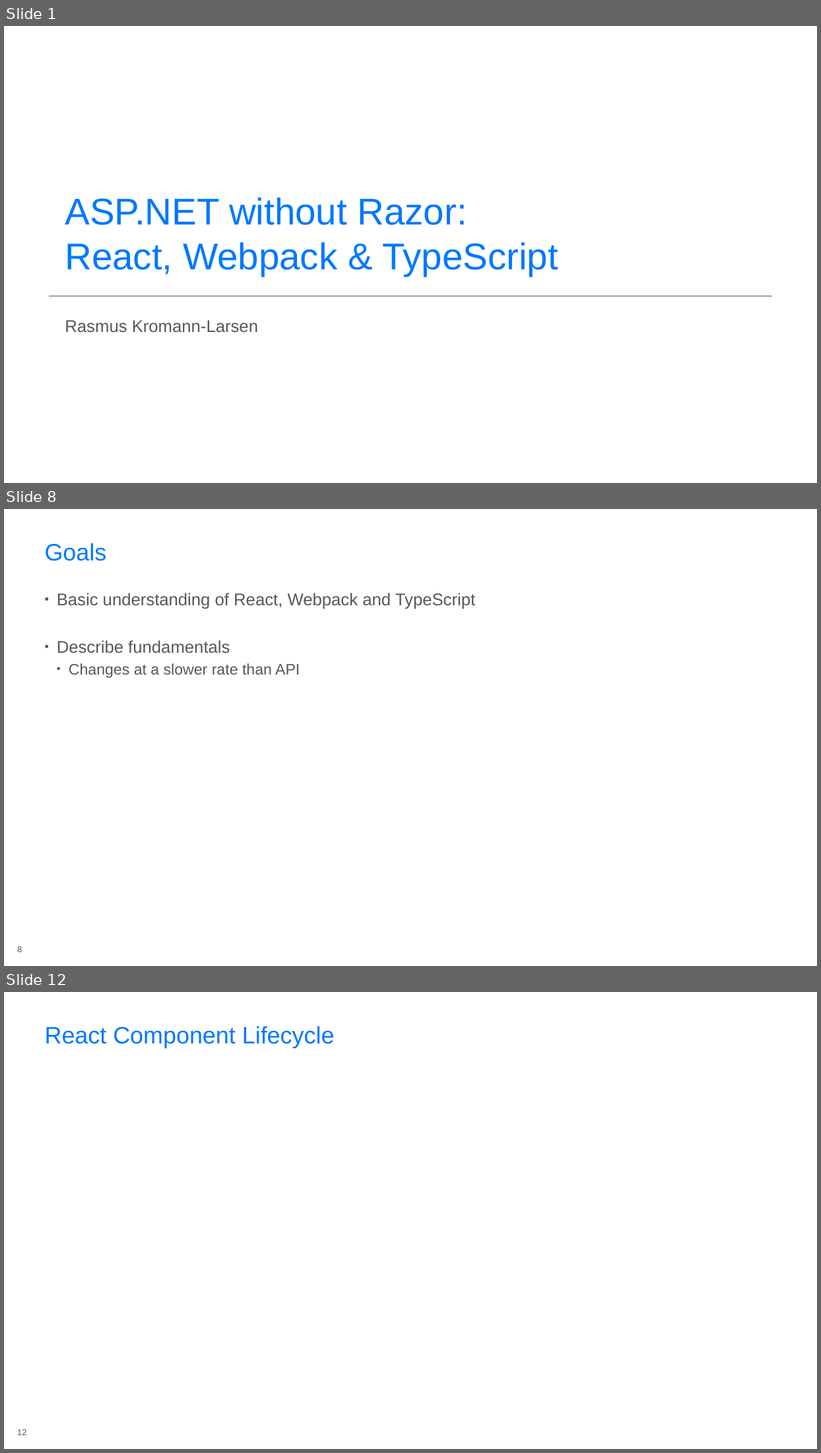
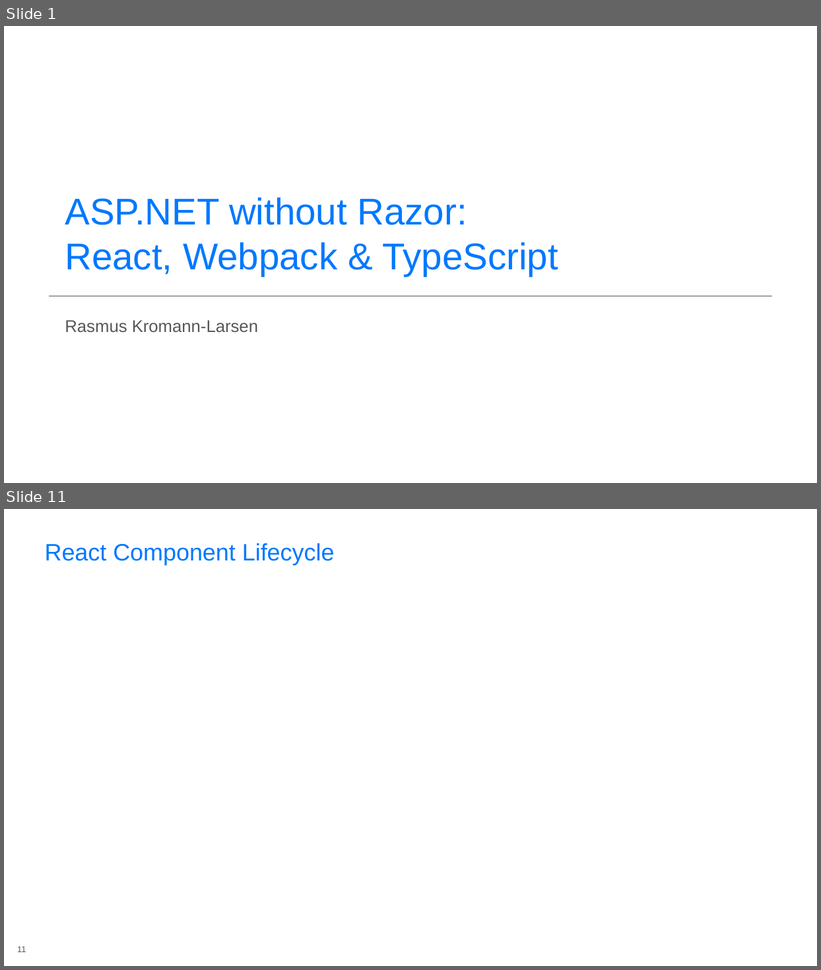
Before and after one commit to rasmuskl/react-webpack-typescript, a slide deck: _notes/Presentation.pptx. Shown one above the other, each under a label of ours: slides 1, 8 and 12 before the commit, slides 1 and 11 after it; the slides between them are not shown. The pictures are 821x1453 and 821x970 pixels, drawn with LibreOffice and Linux fonts; fonts in the diff are those of the drawing; background and template pictures are left out. Boxes give left, top, right and bottom in pixels: in the first picture for what was removed or moved away, otherwise in the second. Text is boxed around its words. In the diff, an @@ line names an element or a change of style, - is before the commit and + after.

```diff
--- a/_notes/Presentation.pptx
+++ b/_notes/Presentation.pptx
@@ slide 8 removed at (x1=4, y1=509, x2=817, y2=966), background #FFFFFF @@
@@ title removed at (x1=45, y1=543, x2=107, y2=561) @@
-Goals
@@ text removed at (x1=57, y1=593, x2=475, y2=678) @@
-▪ Basic understanding of React, Webpack and TypeScript
-▪ Describe fundamentals
-  ▪ Changes at a slower rate than API
@@ page number removed at (x1=17, y1=947, x2=22, y2=953) @@
-8
@@ what was slide 12 is now slide 11 @@
@@ page number at (x1=17, y1=947, x2=26, y2=953): text changed @@
-12
+11
```
Also in this commit, not shown: 6 slides changed, 4 slides added, 4 other slides removed, 10 other files.
